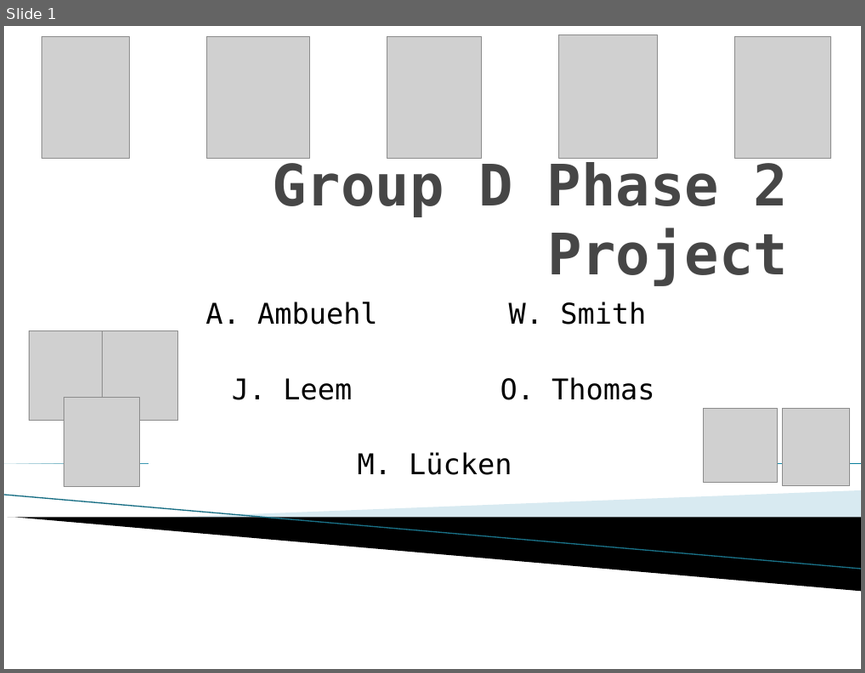
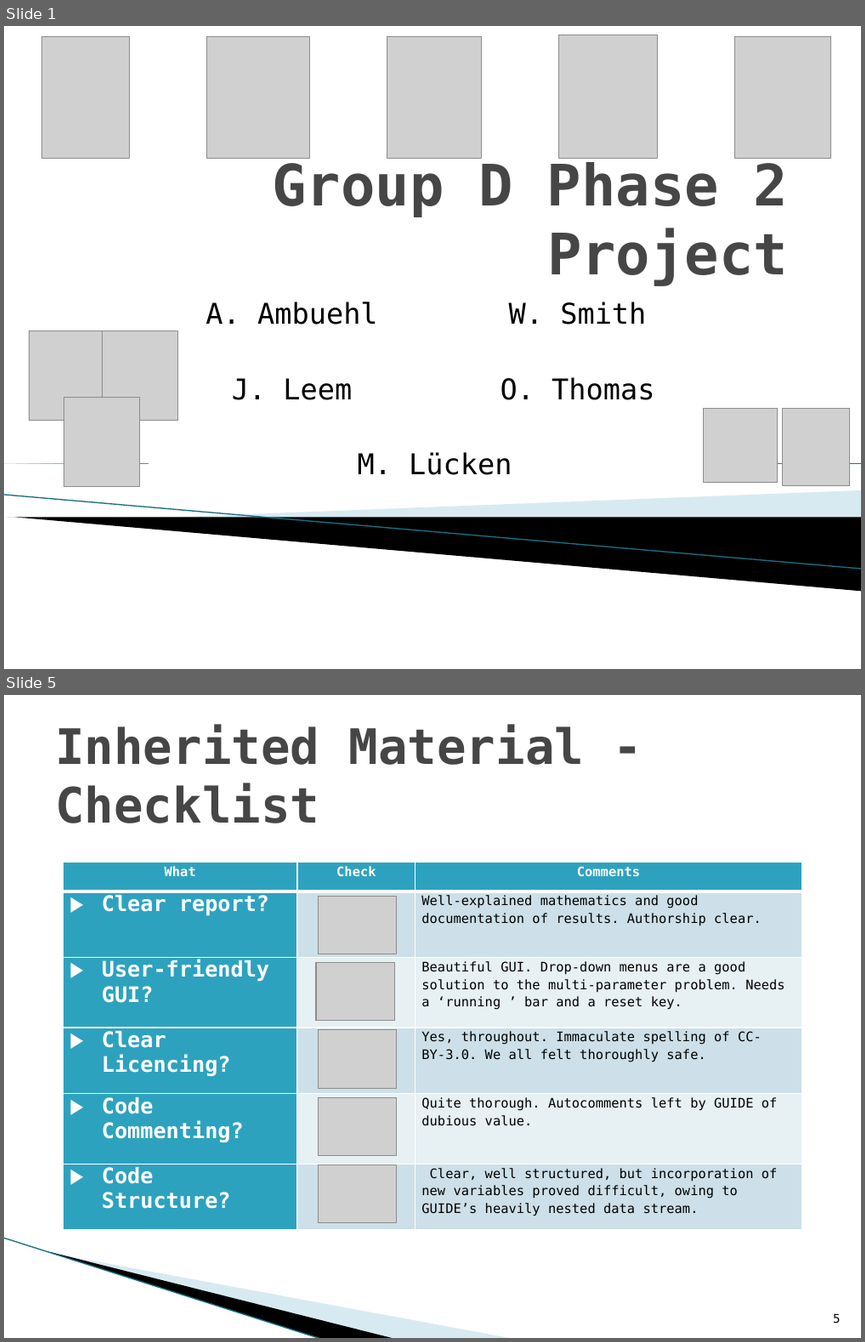
Before and after one commit to jleem10/GroupD_Phase2, a slide deck: Presentation.pptx. Shown one above the other, each under a label of ours: slide 1 before the commit, slides 1 and 5 after it; the slides between them are not shown. The pictures are 865x673 and 865x1342 pixels, drawn with LibreOffice and Linux fonts; fonts in the diff are those of the drawing; grey boxes stand for pictures; background and template pictures are left out. Boxes give left, top, right and bottom in pixels: in the first picture for what was removed or moved away, otherwise in the second. Text is boxed around its words. In the diff, an @@ line names an element or a change of style, - is before the commit and + after.

```diff
--- a/Presentation.pptx
+++ b/Presentation.pptx
@@ slide 5 added at bbox=[4, 695, 861, 1338], background #FFFFFF @@
@@ title added at bbox=[55, 725, 584, 823], 41 pt, text #464646, bold @@
+Inherited Material - Checklist
@@ table added at bbox=[64, 862, 801, 1230], 6 rows, 3 columns @@
+What | Check | Comments
+Clear report? |  | Well-explained mathematics and good documentation of results. Authorship clear.
+User-friendly GUI? |  | Beautiful GUI. Drop-down menus are a good solution to the multi-parameter problem. Needs a ‘running ’ bar and a reset key.
+Clear Licencing? |  | Yes, throughout. Immaculate spelling of CC-BY-3.0. We all felt thoroughly safe.
+Code Commenting? |  | Quite thorough. Autocomments left by GUIDE of dubious value.
+Code Structure? |  | Clear, well structured, but incorporation of new variables proved difficult, owing to GUIDE’s heavily nested data stream.
@@ picture added at bbox=[318, 896, 397, 953] @@
@@ picture added at bbox=[316, 962, 395, 1021] @@
@@ picture added at bbox=[318, 1030, 397, 1089] @@
@@ picture added at bbox=[318, 1097, 397, 1155] @@
@@ picture added at bbox=[318, 1164, 397, 1223] @@
@@ line added from (4, 1237) to (322, 1338), #97C5D8 0.95 pt @@
@@ freeform shape added at bbox=[49, 1251, 396, 1338], fill #000000 @@
@@ freeform shape added at bbox=[51, 1252, 514, 1338], fill #A0CBDC at 40% opacity @@
@@ page number added at bbox=[833, 1313, 840, 1323], 10 pt, text #000000 @@
+5
```
Also in this commit, not shown: 11 other slides added, 1 slide removed.
